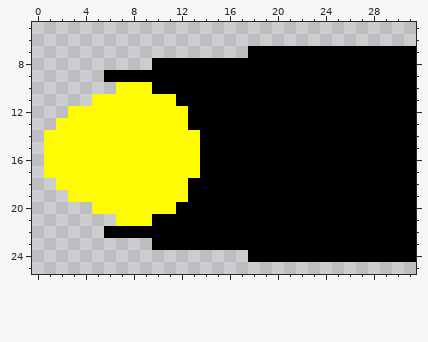
Pixel-art sprite -- Assets/LDJam43/Art/Ship Parts/Engine.png. Above: the version before the commit.
The file is 32x32 pixels. Shown: x 0..31, y 5..25.
The result:
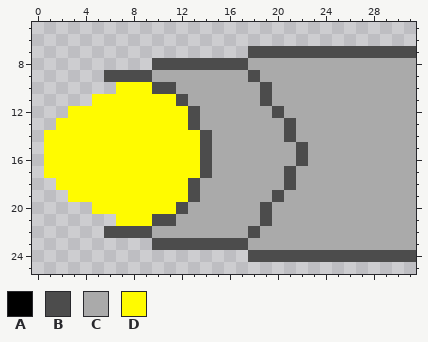
Palette (. is transparent): A #000000  B #4c4c4c  C #aaaaaa  D #fffb00
The edit:
@@ x 0..31 @@
  6 ................................
- 7 ..................AAAAAAAAAAAAAA
- 8 ..........AAAAAAAAAAAAAAAAAAAAAA
- 9 ......AAAAAAAAAAAAAAAAAAAAAAAAAA
-10 .......DDDAAAAAAAAAAAAAAAAAAAAAA
-11 .....DDDDDDDAAAAAAAAAAAAAAAAAAAA
-12 ...DDDDDDDDDDAAAAAAAAAAAAAAAAAAA
-13 ..DDDDDDDDDDDAAAAAAAAAAAAAAAAAAA
-14 .DDDDDDDDDDDDDAAAAAAAAAAAAAAAAAA
-15 .DDDDDDDDDDDDDAAAAAAAAAAAAAAAAAA
-16 .DDDDDDDDDDDDDAAAAAAAAAAAAAAAAAA
-17 .DDDDDDDDDDDDDAAAAAAAAAAAAAAAAAA
-18 ..DDDDDDDDDDDAAAAAAAAAAAAAAAAAAA
-19 ...DDDDDDDDDDAAAAAAAAAAAAAAAAAAA
-20 .....DDDDDDDAAAAAAAAAAAAAAAAAAAA
-21 .......DDDAAAAAAAAAAAAAAAAAAAAAA
-22 ......AAAAAAAAAAAAAAAAAAAAAAAAAA
-23 ..........AAAAAAAAAAAAAAAAAAAAAA
-24 ..................AAAAAAAAAAAAAA
+ 7 ..................BBBBBBBBBBBBBB
+ 8 ..........BBBBBBBBCCCCCCCCCCCCCC
+ 9 ......BBBBCCCCCCCCBCCCCCCCCCCCCC
+10 .......DDDBBCCCCCCCBCCCCCCCCCCCC
+11 .....DDDDDDDBCCCCCCBCCCCCCCCCCCC
+12 ...DDDDDDDDDDBCCCCCCBCCCCCCCCCCC
+13 ..DDDDDDDDDDDBCCCCCCCBCCCCCCCCCC
+14 .DDDDDDDDDDDDDBCCCCCCBCCCCCCCCCC
+15 .DDDDDDDDDDDDDBCCCCCCCBCCCCCCCCC
+16 .DDDDDDDDDDDDDBCCCCCCCBCCCCCCCCC
+17 .DDDDDDDDDDDDDBCCCCCCBCCCCCCCCCC
+18 ..DDDDDDDDDDDBCCCCCCCBCCCCCCCCCC
+19 ...DDDDDDDDDDBCCCCCCBCCCCCCCCCCC
+20 .....DDDDDDDBCCCCCCBCCCCCCCCCCCC
+21 .......DDDBBCCCCCCCBCCCCCCCCCCCC
+22 ......BBBBCCCCCCCCBCCCCCCCCCCCCC
+23 ..........BBBBBBBBCCCCCCCCCCCCCC
+24 ..................BBBBBBBBBBBBBB
 25 ................................
